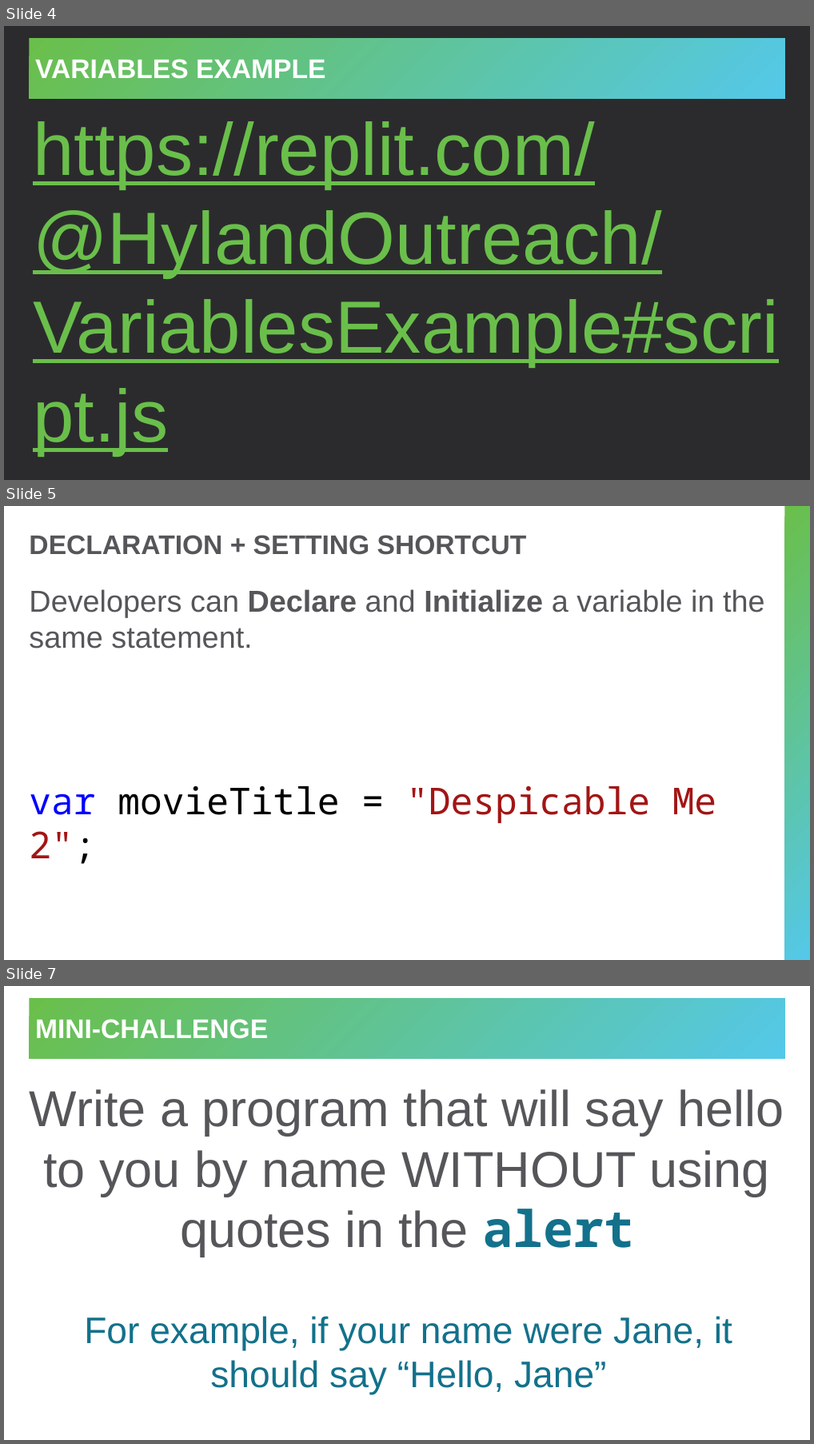
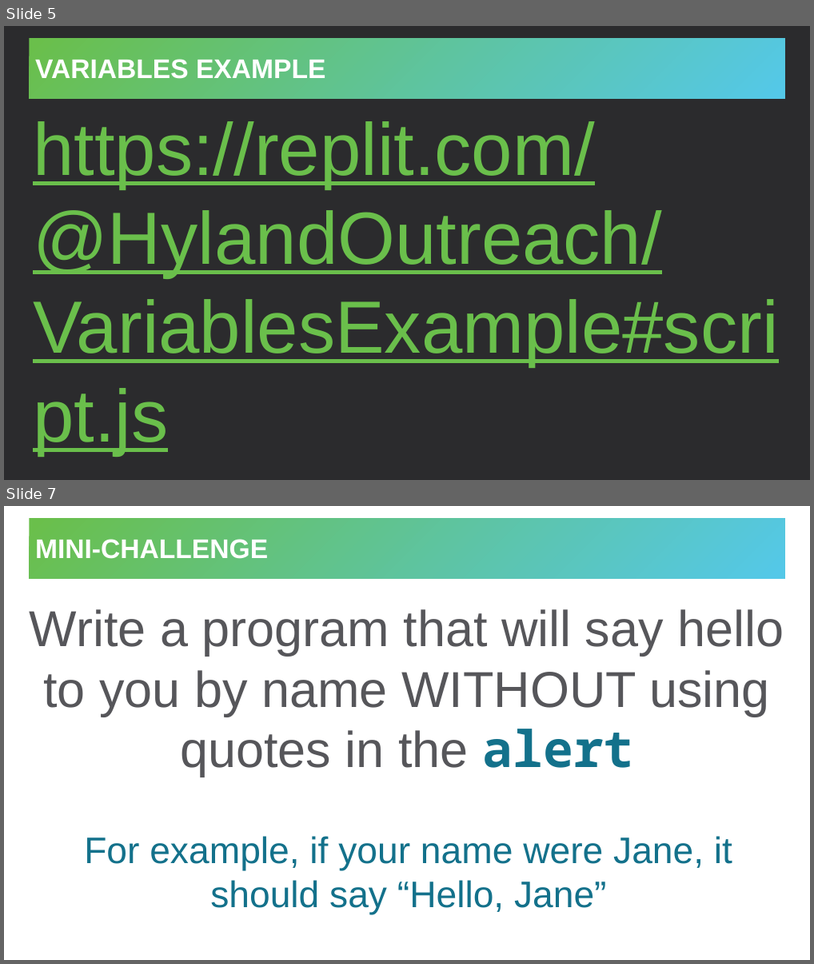
Before and after one commit to hytechclub/web-102, a slide deck: Week02/JavaScriptVariables.pptx. Shown one above the other, each under a label of ours: slides 4, 5 and 7 before the commit, slides 5 and 7 after it; the slides between them are not shown. The pictures are 814x1444 and 814x964 pixels, drawn with LibreOffice and Linux fonts; fonts in the diff are those of the drawing. Boxes give left, top, right and bottom in pixels: in the first picture for what was removed or moved away, otherwise in the second. Text is boxed around its words. In the diff, an @@ line names an element or a change of style, - is before the commit and + after.

```diff
--- a/Week02/JavaScriptVariables.pptx
+++ b/Week02/JavaScriptVariables.pptx
@@ slide 5 removed at [4, 506, 810, 960], background #FFFFFF @@
@@ rectangle removed at [786, 506, 810, 960] @@
@@ title removed at [29, 535, 527, 555] @@
-DECLARATION + SETTING SHORTCUT
@@ text removed at [29, 589, 766, 864] @@
-Developers can Declare and Initialize a variable in the same statement.
-var movieTitle = "Despicable Me 2";
@@ what was slide 4 is now slide 5 @@
```
Also in this commit, not shown: 6 slides changed, 1 slide added, 9 other files.
